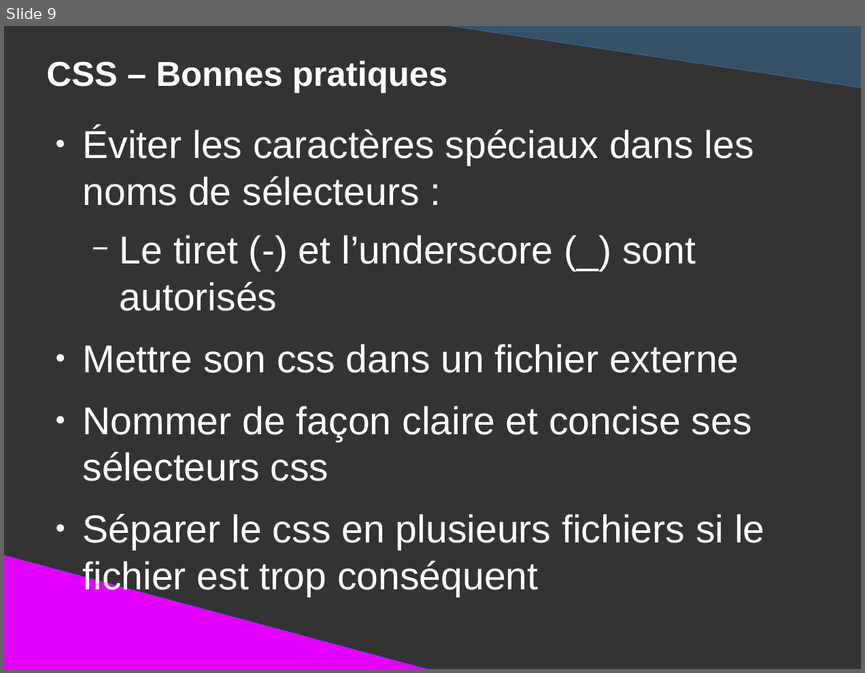
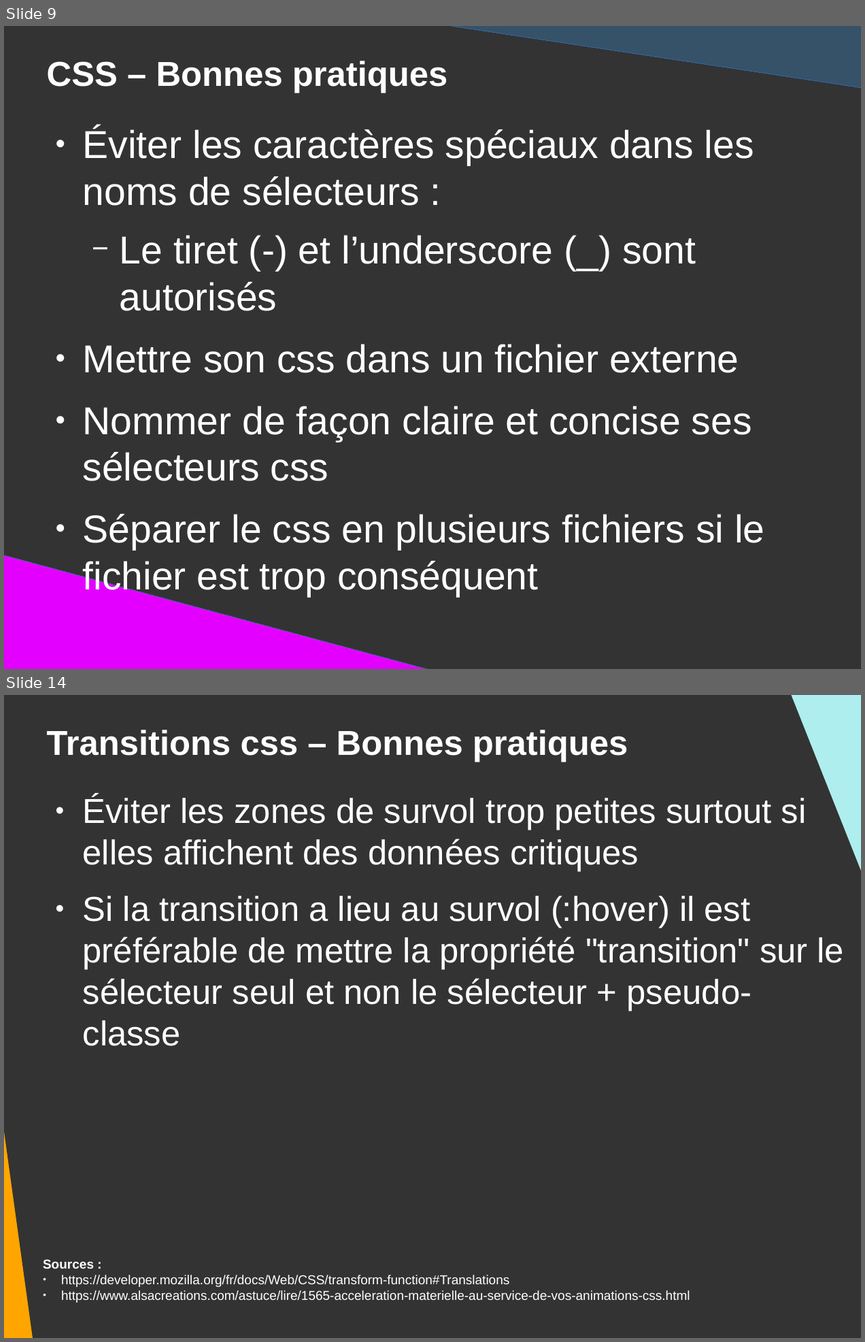
Before and after one commit to DanYellow/presentations, a slide deck: mmi/html/bonnes-pratiques/presentation.odp. Shown one above the other, each under a label of ours: slide 9 before the commit, slides 9 and 14 after it; the slides between them are not shown. The pictures are 865x673 and 865x1342 pixels, drawn with LibreOffice and Linux fonts; fonts in the diff are those of the drawing. Boxes give left, top, right and bottom in pixels: in the first picture for what was removed or moved away, otherwise in the second. Text is boxed around its words. In the diff, an @@ line names an element or a change of style, - is before the commit and + after.

```diff
--- a/mmi/html/bonnes-pratiques/presentation.odp
+++ b/mmi/html/bonnes-pratiques/presentation.odp
@@ slide 14 added at bbox=[4, 695, 861, 1338], background #333333 @@
@@ right triangle added at bbox=[781, 695, 861, 1003], fill #AFEEEE @@
@@ title added at bbox=[47, 730, 628, 762], 32 pt, text #FFFFFF, bold @@
+Transitions css – Bonnes pratiques
@@ right triangle added at bbox=[4, 794, 35, 1338], fill #FFA500 @@
@@ text added at bbox=[83, 796, 844, 1046], 32 pt, text #FFFFFF @@
+● Éviter les zones de survol trop petites surtout si elles affichent des données critiques
+● Si la transition a lieu au survol (:hover) il est préférable de mettre la propriété "transition" sur le sélecteur seul et non le sélecteur + pseudo-classe
@@ text added at bbox=[43, 1259, 690, 1302], 12 pt, text #FFFFFF @@
+Sources :
+● https://developer.mozilla.org/fr/docs/Web/CSS/transform-function#Translations
+● https://www.alsacreations.com/astuce/lire/1565-acceleration-materielle-au-service-de-vos-animations-css.html
```
Also in this commit, not shown: 2 slides changed, 2 other slides added, 6 other files.
